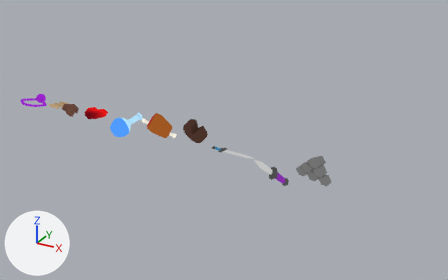
The Blender file blender/symbols.blend: old version first, new version second.
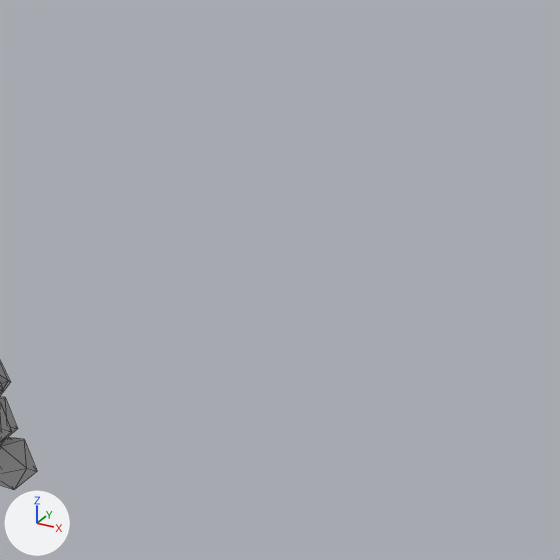
There are two pictures of each version: one whole from a 50 mm lens placed at (24.05, -22.74, 11.48), pointed at (11.13, 0.75, -0.26), one close up on the part from 72% to 100% of the width and 28% to 72% of the height. The axes (+X, +Y, +Z) are drawn at lower left. The lights are the same throughout. The close-ups show mesh edges as thin lines.

The first close-up shows 'Rock1.002'.
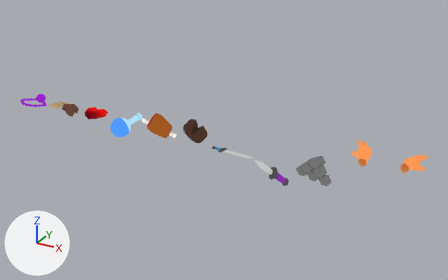
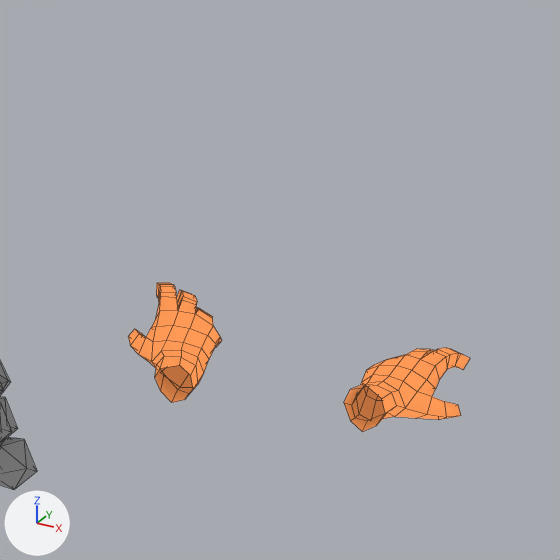
Commit message: Added hand symbols to inventory view

Location of each change, [x1, y1, x2, y2] in pixels of the close-ups (560 x 560 px):
'Hand.001', added: after [344, 348, 470, 432]
'Hand', added: after [128, 283, 222, 403]

The change, as a diff of the scene's bpy script:
```diff
--- a/blender/symbols.blend.py
+++ b/blender/symbols.blend.py
@@ me_hand @@
+me_hand.from_pydata(...)  # 128 vertices, 131 faces; spans x -0.409..0.443, y -0.325..0.248, z -0.176..0.21
+me_hand.polygons.foreach_set('use_smooth', [True] * 131)
+me_hand.materials.append(mat_previewmaterial)
@@ ob_hand_001 @@
+ob_hand_001 = bpy.data.objects.new('Hand.001', me_hand)
+ob_hand_001.location = (19.98, 0.02, 0.85)
+ob_hand_001.rotation_euler = (0.133, -0.0295, -1.57)  # degrees (7.6, -1.7, -90)
+ob_hand_001.scale = (1.46, -1.46, 1.46)
@@ ob_hand @@
+ob_hand = bpy.data.objects.new('Hand', me_hand)
+ob_hand.location = (17.98, 0.02, 0.85)
+ob_hand.rotation_euler = (-0.248, 0.176, -1.641)  # degrees (-14, 10, -94)
+ob_hand.scale = (1.46, 1.46, 1.46)
```
